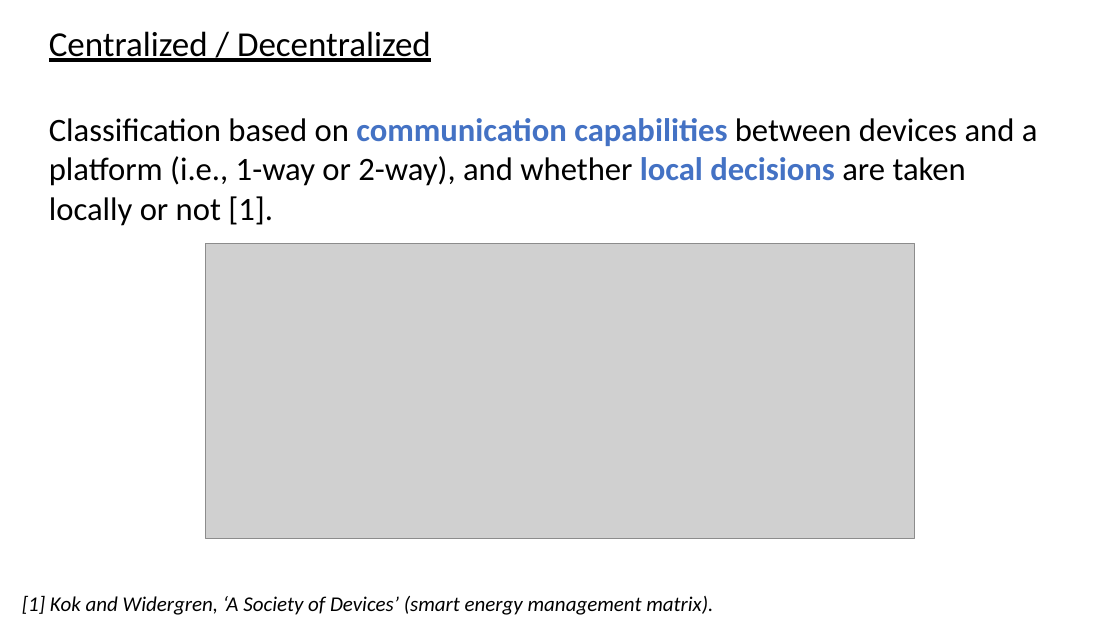
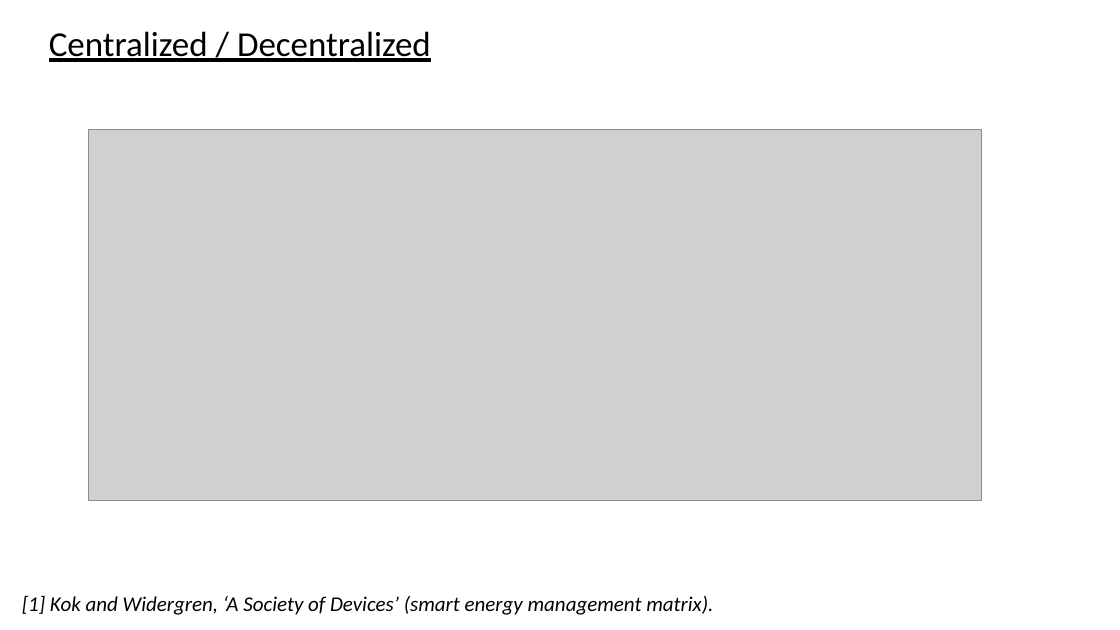
Before and after one commit to Jonathan56/supplementary_thesis, a slide deck: slide 44 of figures.pptx (slide 43 before the commit). Drawn at 1120x630 pixels with LibreOffice and Linux fonts; fonts in the diff are those of the drawing; grey boxes stand for pictures. Boxes give left, top, right and bottom in pixels: in the first picture for what was removed or moved away, otherwise in the second. Text is boxed around its words. In the diff, an @@ line names an element or a change of style, - is before the commit and + after.

```diff
--- a/figures.pptx
+++ b/figures.pptx
@@ text removed at (x1=49, y1=118, x2=1038, y2=226) @@
-Classification based on communication capabilities between devices and a platform (i.e., 1-way or 2-way), and whether local decisions are taken locally or not [1].
@@ picture resized from (x1=205, y1=243, x2=915, y2=538) to (x1=89, y1=129, x2=982, y2=501) @@
```
Also in this commit, not shown: 9 other slides changed, 13 slides added, 6 slides removed, 19 other files.
